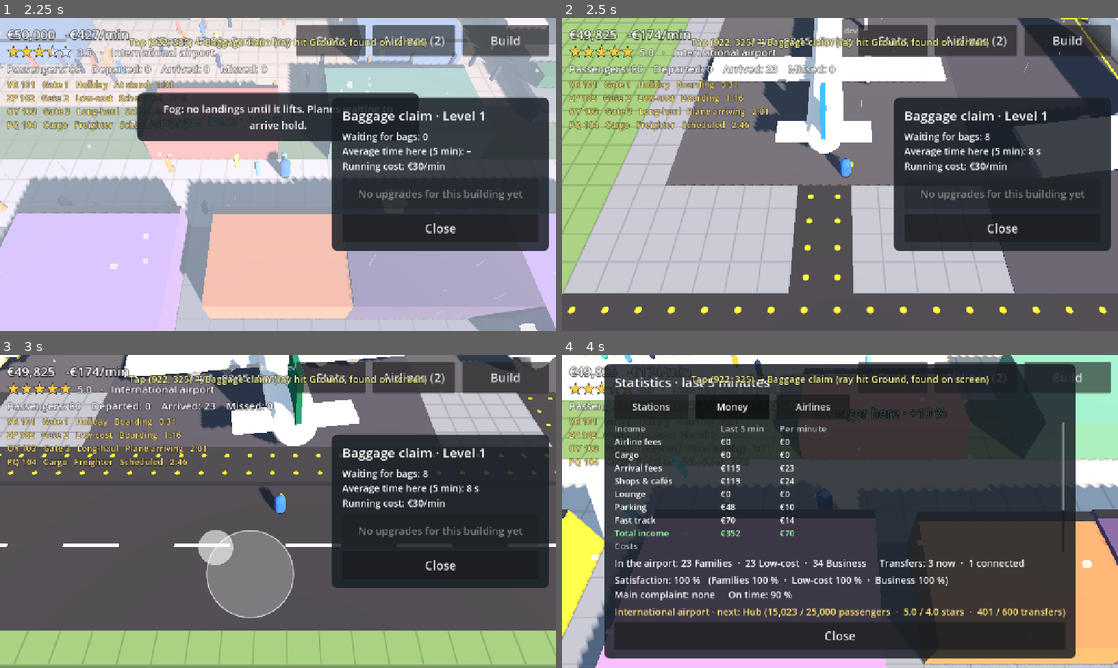
Above: before the commit, frames 1-4 (two rows, left to right).
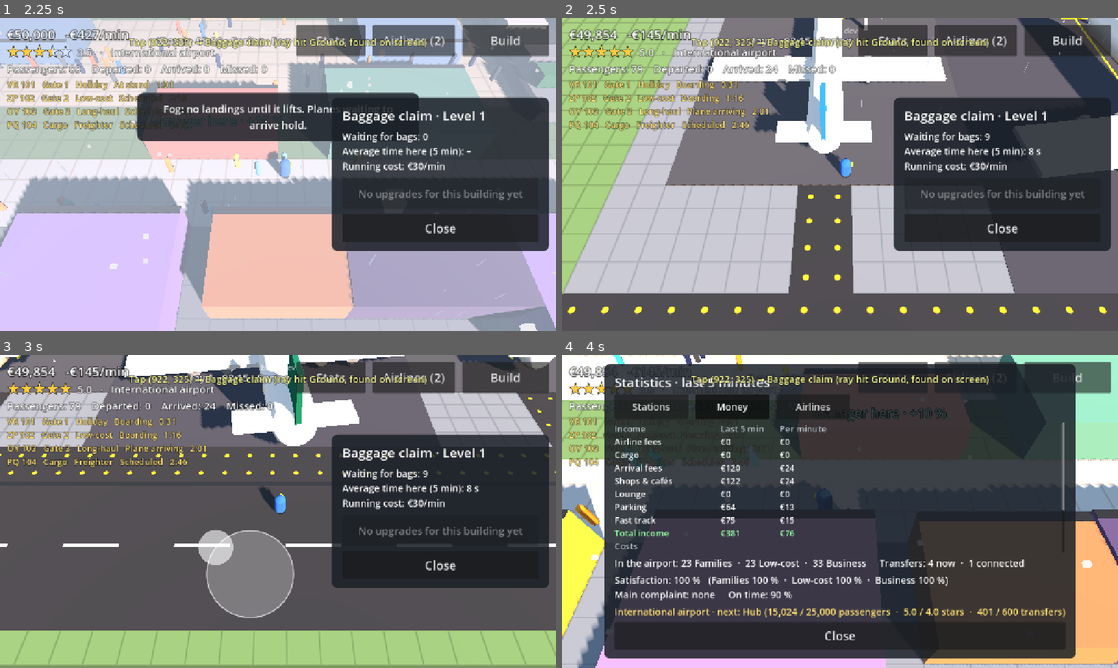
Above: after the commit, the same moments.

Repository: jakobmaier16-pixel/airport-idle
Game: Godot game, scene res://tests/screenshots.tscn
Same seed, same stepped clock (60 frames per second), same inputs: the game is played once before the commit and once after it. This scene is started directly instead of the project's main scene.
Inputs (mouse positions are in pixels of both pictures, inside the frame that each line leads up to):
- Up to frame 1 (2.25 s): move the mouse to (400, 158) at 0.52 s; hold D (move_right) 0.53-1.25 s; click (400, 158) at 0.67 s; drag from (166, 190) to (250, 237) at 1.27 s; move the mouse to (333, 105) at 2.02 s; hold D (move_right) from 2.03 s (still down)
- Up to frame 2 (2.5 s): keep holding D (move_right)
- Up to frame 3 (3 s): release D (move_right) at 2.75 s; drag from (250, 574) to (111, 464) at 2.77 s
- Up to frame 4 (4 s): move the mouse to (1006, 558) at 3.52 s; hold A (move_left) from 3.53 s (still down)

Frame 1 is identical in both runs. In frame 2, 0.2% of the frame differs, in the area x 7-77%, y 3-40%; in frame 3, 0.2%; in frame 4, 0.8%, in the area x 2-67%, y 0-84%.

Commit message:
VIPs: announce on the next arriving passenger, at least 2.5 minutes ahead
The previous rule (nobody arrived yet, 4 minutes ahead) almost never found a
flight. Fixes the failing VIP test committed in 1f86cf5.

Co-Authored-By: Claude Opus 5.5 <noreply@anthropic.com>

Diff:
--- a/scripts/autoload/airport.gd
+++ b/scripts/autoload/airport.gd
@@ -172,7 +172,7 @@
 const VIP_EVERY_MIN: float = 1200.0
 const VIP_EVERY_MAX: float = 1800.0
 ## A VIP is announced on a flight at least this far ahead (seconds), so the player can prepare.
-const VIP_NOTICE: float = 240.0
+const VIP_NOTICE: float = 150.0
 const VIP_REWARD: float = 5000.0
 ## Stars added (happy) or taken off (unhappy) for a while.
 const VIP_STARS: float = 0.5
@@ -183,7 +183,7 @@
 ## Announces a VIP on the next suitable departure. Returns the flight, or null if there is none.
 func announce_vip() -> Flight:
 	var candidates := passenger_flow.schedule.flights.filter(func(f: Flight) -> bool:
-		return not f.cargo and f.phase == Flight.Phase.SCHEDULED and f.spawned == 0 \
+		return not f.cargo and f.phase == Flight.Phase.SCHEDULED and f.spawned < f.booked and not f.vip_pending \
 			and f.departure_time - passenger_flow.time >= VIP_NOTICE)
 	if candidates.is_empty():
 		return null
--- a/scripts/simulation/flight.gd
+++ b/scripts/simulation/flight.gd
@@ -18,7 +18,7 @@
 var airline: Airline = null
 ## A wide-body (long-haul) plane (design doc §10.2).
 var wide_body: bool = false
-## A VIP flies with this flight; the first passenger to arrive is them (design doc §14.2).
+## A VIP flies with this flight; the next passenger to arrive is them (design doc §14.2).
 var vip_pending: bool = false
 ## A freighter (design doc §10.3): no passengers, `tonnes` of freight to unload and load.
 var cargo: bool = false
Not shown, changed: docs/game_design.md
